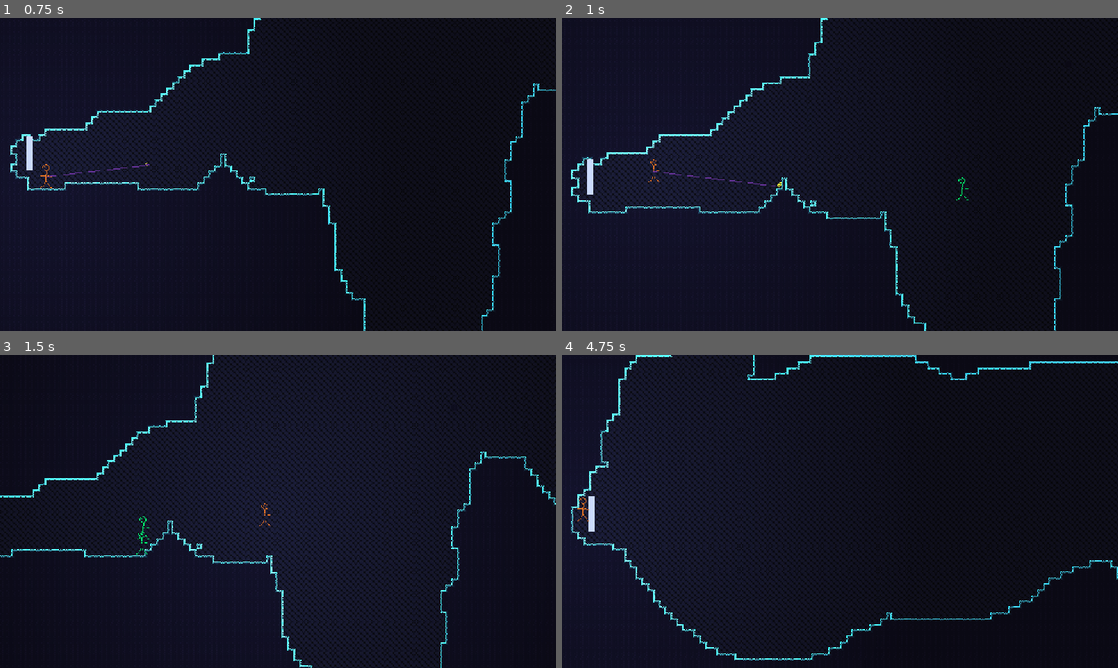
Above: before the commit, frames 1-4 (two rows, left to right).
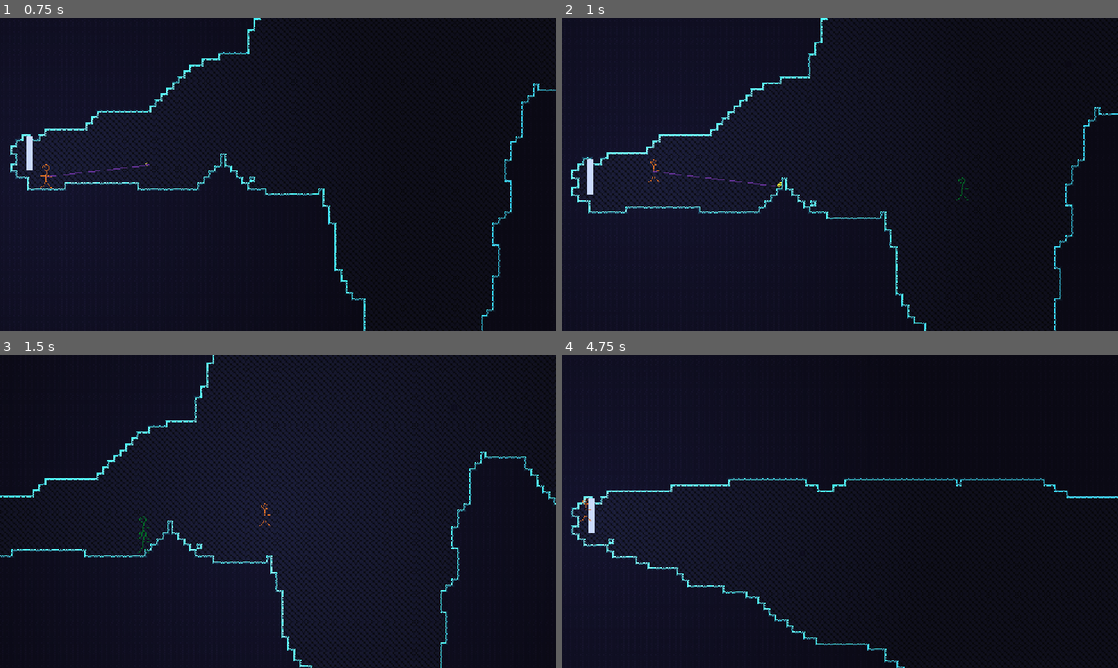
Above: after the commit, the same moments.

Repository: henreedev/exponential-climb
Game: Godot game, scene res://scenes/game.tscn
The game is run twice, just before and just after one commit, with the same random seed, the same clock (stepped at 60 frames per second) and the same inputs. The engine's default icon, where the game draws it, is replaced by a stand-in: a white triangle on a blue panel in a dark square.
Inputs (mouse positions are in pixels of both pictures, inside the frame that each line leads up to):
- Up to frame 1 (0.75 s): move the mouse to (400, 158) at 0.52 s; press the mouse at (400, 158) at 0.53 s; hold D (move_right) from 0.53 s (still down)
- Up to frame 2 (1 s): keep holding D (move_right); tap Space (jump) at 0.77 s; tap Middle mouse button (teleport_enemy) at 0.8 s
- Up to frame 3 (1.5 s): keep holding D (move_right); move the mouse to (166, 527) at 1.27 s; release the mouse at (166, 527) at 1.28 s; tap Middle mouse button (teleport_enemy) at 1.35 s
- Up to frame 4 (4.75 s): tap Space (jump) at 1.52, 3.02, 3.77, 4.52 s; click (728, 527) at 1.55 s; move the mouse to (895, 442) at 2.02 s; release D (move_right) at 2.03 s; press the mouse at (895, 442) at 2.03 s; hold A (move_left) 2.03-2.78 s; tap Middle mouse button (teleport_enemy) at 2.3, 3.6 s; move the mouse to (812, 574) at 2.77 s; release the mouse at (812, 574) at 2.78 s; hold D (move_right) 2.78-4.28 s; right-click (812, 574) at 2.85 s; click (812, 574) at 3.05 s; move the mouse to (1006, 558) at 3.52 s; move the mouse to (673, 464) at 4.27 s; hold A (move_left) from 4.28 s (still down); tap R (test_generate_new_room) at 4.35 s; click (673, 464) at 4.55 s

Frame 1 is identical in both runs. In frame 2, less than 0.1% of the frame differs, in the area x 70-74%, y 50-59%; in frame 3, less than 0.1%; in frame 4, 7.3%, in the area x 1-100%, y 0-100%.

Commit message:
add XP system

Diff:
--- a/autoload/enemy_spawner.gd
+++ b/autoload/enemy_spawner.gd
@@ -99,11 +99,12 @@
 	enemy_base_damage_mult = calculate_enemy_base_damage_mult(enemy_level)
 	enemy_health_mult = calculate_enemy_health_mult(enemy_level)
 	loop_speed_of_next_level = calculate_next_level_loop_speed(enemy_level)
+	loop_speed_of_last_level = calculate_next_level_loop_speed(enemy_level - 1)
 
 func _process_level_ups(delta : float):
 	if Loop.display_enemy_speed >= loop_speed_of_next_level:
 		level_up()
-	if Loop.display_enemy_speed <= loop_speed_of_last_level:
+	if Loop.display_enemy_speed < loop_speed_of_last_level:
 		level_up(-1)
 
 func calculate_next_level_loop_speed(level : int):
--- a/autoload/global.gd
+++ b/autoload/global.gd
@@ -9,12 +9,13 @@
 ## The tween used to stop time during freeze frames.
 var freeze_tween : Tween
 
+var game : Game
 var player : Player
 var enemy : Enemy
 var floor : Floor
 
-var max_perks := 2
-var max_build_size := 2
+var max_perks := 1
+var max_build_size := 1
 var max_builds := 1
 const BUILD_SIZE = 4
 #var enemies : Array[Enemy]
--- a/project.godot
+++ b/project.godot
@@ -110,6 +110,11 @@
 "events": [Object(InputEventMouseButton,"resource_local_to_scene":false,"resource_name":"","device":-1,"window_id":0,"a …(258 unchanged characters)…
 ]
 }
+test_kill_all_enemies={
+"deadzone": 0.2,
+"events": [Object(InputEventMouseButton,"resource_local_to_scene":false,"resource_name":"","device":-1,"window_id":0,"alt_pressed":false,"shift_pressed":true,"ctrl_pressed":false,"meta_pressed":false,"button_mask":4,"position":Vector2(110, 6),"global_position":Vector2(119, 54),"factor":1.0,"button_index":3,"canceled":false,"pressed":true,"double_click":false,"script":null)
+]
+}
 
 [layer_names]
 
--- a/resources/enemy_classes/class_basic_melee.tres
+++ b/resources/enemy_classes/class_basic_melee.tres
@@ -6,11 +6,14 @@
 script = ExtResource("1_or5t2")
 _class = 0
 name = ""
-max_health = 100.0
+max_health = 1
 base_damage = 10
-attack_delay = 0.5
+attack_windup = 0.25
 attack_cooldown = 1.5
+attack_winddown = 0.5
+attack_duration = 0.1
 range = 20.0
+xp = 4
 movement_speed = 100.0
 jump_strength = 450.0
 gravity_mod = 1.0
--- a/scenes/enemy/enemy.tscn
+++ b/scenes/enemy/enemy.tscn
@@ -27,7 +27,7 @@
 debug_color = Color(0, 0.6, 0.7, 0.099)
 
 [node name="Sprite2D" type="Sprite2D" parent="."]
-modulate = Color(0, 3, 3, 1)
+modulate = Color(0, 1, 1, 1)
 texture = ExtResource("1_4a83h")
 
 [node name="Hurtbox" type="Area2D" parent="."]
--- /dev/null
+++ b/scenes/enemy/xp.tscn
@@ -0,0 +1,35 @@
+[gd_scene load_steps=7 format=3 uid="uid://d15ojw4gth7e8"]
+
+[ext_resource type="Script" uid="uid://d4k5usm4fp8xi" path="res://scripts/enemy/xp.gd" id="1_27bni"]
+
+[sub_resource type="Gradient" id="Gradient_xkrv1"]
+offsets = PackedFloat32Array(0.415584, 0.935065, 1)
+colors = PackedColorArray(0, 0.431373, 1, 1, 0, 0.917647, 1, 1, 0, 0.917647, 1, 0)
+
+[sub_resource type="GradientTexture2D" id="GradientTexture2D_27bni"]
+gradient = SubResource("Gradient_xkrv1")
+width = 4
+height = 4
+fill = 1
+fill_from = Vector2(0.504587, 0.481651)
+
+[sub_resource type="Curve" id="Curve_27bni"]
+_data = [Vector2(0, 0), 0.0, 0.0, 0, 0, Vector2(0.646048, 0.135273), 0.721433, 0.721433, 0, 0, Vector2(0.823597, 0.555736), 3.76749, 3.76749, 0, 0, Vector2(0.999323, 1), 0.235496, 0.0, 0, 0]
+point_count = 4
+
+[sub_resource type="Curve" id="Curve_y7sp5"]
+_data = [Vector2(0, 0), 0.0, 0.598524, 0, 0, Vector2(0.69874, 1), 0.0, 0.0, 0, 0, Vector2(0.940435, 0.262205), 0.0, 0.0, 0, 0]
+point_count = 3
+
+[sub_resource type="Curve" id="Curve_3w3dd"]
+_limits = [-1.0, 1.0, 0.0, 1.0]
+_data = [Vector2(0, 1), 0.0, 0.0, 0, 0, Vector2(0.499427, 1), 0.0, 0.0, 0, 0, Vector2(0.947308, 0.608625), -4.97234, -4.97234, 0, 0, Vector2(0.99999, 0), -14.6755, 0.0, 0, 0]
+point_count = 4
+
+[node name="Xp" type="Sprite2D"]
+modulate = Color(0, 2, 1, 1)
+texture = SubResource("GradientTexture2D_27bni")
+script = ExtResource("1_27bni")
+movement_curve = SubResource("Curve_27bni")
+spread_curve = SubResource("Curve_y7sp5")
+destination_curve = SubResource("Curve_3w3dd")
--- /dev/null
+++ b/scenes/game.gd
@@ -0,0 +1,6 @@
+extends Node2D
+
+class_name Game
+
+func _ready() -> void:
+	Global.game = self
--- a/scenes/game.tscn
+++ b/scenes/game.tscn
@@ -1,10 +1,18 @@
-[gd_scene load_steps=4 format=3 uid="uid://bhjs02ycn3upj"]
+[gd_scene load_steps=6 format=3 uid="uid://bhjs02ycn3upj"]
 
+[ext_resource type="Script" uid="uid://bfqlc18iar78e" path="res://scenes/game.gd" id="1_lbhrr"]
 [ext_resource type="PackedScene" uid="uid://b58cc2tu4gcvr" path="res://scenes/player/player.tscn" id="1_uwrxv"]
 [ext_resource type="PackedScene" uid="uid://d4gselxfoms3w" path="res://scenes/environment/floor.tscn" id="2_lnu2h"]
 [ext_resource type="PackedScene" uid="uid://bjpl1f6uhbgpm" path="res://scenes/enemy/enemy.tscn" id="3_lnu2h"]
 
+[sub_resource type="Environment" id="Environment_lbhrr"]
+background_mode = 3
+background_energy_multiplier = 16.0
+glow_intensity = 8.0
+glow_strength = 2.0
+
 [node name="Game" type="Node2D"]
+script = ExtResource("1_lbhrr")
 
 [node name="Player" parent="." instance=ExtResource("1_uwrxv")]
 position = Vector2(0, -16)
@@ -13,3 +21,6 @@
 position = Vector2(0, -48)
 
 [node name="Floor" parent="." instance=ExtResource("2_lnu2h")]
+
+[node name="WorldEnvironment" type="WorldEnvironment" parent="."]
+environment = SubResource("Environment_lbhrr")
--- a/scripts/enemy/enemy.gd
+++ b/scripts/enemy/enemy.gd
@@ -164,6 +164,9 @@
 
 	attack_speed = Stat.new()
 	attack_speed.set_base(1.0)
+
+	level = EnemySpawner.enemy_level
+	xp = enemy_class.xp
 
 	# Init health component and its max_health stat
 	hc = HealthComponent.new()
@@ -407,9 +410,7 @@
 		var target_pos = Pathfinding.do_raycast(mouse_pos, Vector2(mouse_pos.x, mouse_pos.y + 1000))
 		if target_pos != Vector2.INF:
 			find_path(target_pos)
-	# Teleport enemy to mouse position
-	if Input.is_action_just_pressed("teleport_enemy"):
-		global_position = get_global_mouse_position()
+
 
 
 
@@ -510,6 +511,7 @@
 	DamageNumbers.create_damage_number(damage, global_position + Vector2.UP * 16)
 
 func die():
+	XP.spawn_xp(xp, position)
 	queue_free()
 
 func _on_attack_area_area_entered(area: Area2D) -> void:
--- a/scripts/enemy/enemy_class.gd
+++ b/scripts/enemy/enemy_class.gd
@@ -9,7 +9,7 @@
 
 @export_category("Stats")
 ## The max health of this enemy class.
-@export_range(1, 500, 1) var max_health := 30.0
+@export_range(1, 500, 1) var max_health := 1
 ## The base damage of this enemy class.
 @export_range(1, 100, 1) var base_damage := 10
 ## The delay between an attack initiating and the hitbox coming out.
@@ -23,6 +23,8 @@
 @export_range(0.0, 5.0, 0.01) var attack_duration := 0.1
 ## The pixel range within which the enemy will attempt to attack the player.
 @export_range(1.0, 1000.0, 1.0) var range := 20.0
+## The XP dropped by this enemy.
+@export_range(1, 1000, 1) var xp := 1
 
 
 @export_category("Movement")
--- /dev/null
+++ b/scripts/enemy/xp.gd
@@ -0,0 +1,97 @@
+extends Sprite2D
+
+class_name XP
+
+enum Size {SMALL, MEDIUM, LARGE, EXTRA_LARGE}
+const SIZE_TO_AMOUNT : Dictionary[Size, int] = {
+	Size.SMALL : 1,
+	Size.MEDIUM : 5,
+	Size.LARGE : 25,
+	Size.EXTRA_LARGE : 50,
+}
+const AMOUNTS_DESCENDING: Array[int] = [
+	SIZE_TO_AMOUNT[Size.EXTRA_LARGE],
+	SIZE_TO_AMOUNT[Size.LARGE],
+	SIZE_TO_AMOUNT[Size.MEDIUM],
+	SIZE_TO_AMOUNT[Size.SMALL],
+]
+
+const XP_SCENE = preload("res://scenes/enemy/xp.tscn")
+
+## The amount of xp this orb gives to the player on contact.
+var amount : int
+
+## The spawn point of this xp orb.
+var start_pos : Vector2
+## The start pos of this orb after spreading out.
+var final_start_pos : Vector2
+
+
+## Base time the orb takes to reach the player after spawning.
+const DURATION = 1.7
+## The duration for this orb, which will be randomized.
+var duration : float
+var rate : float
+
+## Direction the orb spreads in upon spawning.
+var rand_spread_vector : Vector2
+## The base speed at which orbs spread out upon spawning.
+const SPREAD_SPEED = 40.0
+## The spread speed for this orb, which will be randomized.
+var spread_speed : float
+## The offset from the player's actual position that the orb will fake going
+## towards, in order to curve the path towards the player.
+var destination_offset : Vector2
+## How far along the animation towards the player this orb is. (0.0 -> 1.0)
+var progress := 0.0
+
+
+## The curve that movement between the spawn point and the player follows.
+@export var movement_curve : Curve
+## The curve that the spread of the spawn point follows.
+@export var spread_curve : Curve
+## The curve that spread of the destination point.
+@export var destination_curve : Curve
+
+
+## Given a desired amount of total xp to drop, spawns xp orbs of the largest sizes possible.
+static func spawn_xp(_amount : int, pos : Vector2):
+	while _amount > 0:
+		var new_orb_amount = get_largest_size_amount(_amount)
+		_amount -= new_orb_amount
+		var xp_orb : XP = XP_SCENE.instantiate()
+		xp_orb.start_pos = pos
+		xp_orb.position = pos
+
+		xp_orb.rand_spread_vector = Vector2(randf_range(-1, 1), randf_range(-1, 1))
+		xp_orb.spread_speed = SPREAD_SPEED * randf_range(0.1, 1.0)
+
+		xp_orb.duration = DURATION * randf_range(0.5, 1.0)
+		xp_orb.duration *= (pos.distance_to(Global.player.position) / 1000 + 1)
+		print((pos.distance_to(Global.player.position) / 300 + 1))
+		xp_orb.rate = 1.0 / xp_orb.duration
+		xp_orb.amount = new_orb_amount
+
+		Global.game.add_child(xp_orb)
+
+func _ready():
+	final_start_pos = start_pos + rand_spread_vector * spread_speed * duration
+	destination_offset = rand_spread_vector * spread_speed * duration
+
+func _physics_process(delta: float) -> void:
+	progress += rate * delta
+	var spread_start_pos = lerp(start_pos, final_start_pos, spread_curve.sample_baked(progress))
+	var end_pos = lerp(Global.player.position, Global.player.position + destination_offset, destination_curve.sample_baked(progress))
+	if progress > 1.00 or Global.player.position.distance_squared_to(position) < 4.0:
+		Global.player.receive_xp(amount)
+		queue_free()
+	var last_pos = position
+	position = lerp(spread_start_pos, end_pos, movement_curve.sample_baked(progress))
+	rotation = lerp_angle(rotation, (position - last_pos).angle() + PI / 2, delta * 20.0)
+
+static func get_largest_size_amount(_amount: float):
+	assert (_amount != 0)
+	# Find the largest xp orb size that fits within the _amount budget
+	for amt in AMOUNTS_DESCENDING:
+		if _amount >= amt:
+			return amt
--- a/scripts/player/player.gd
+++ b/scripts/player/player.gd
@@ -54,6 +54,17 @@
 const DEFAULT_MAX_HEALTH := 100
 var hc : HealthComponent
 #endregion Health
+
+#region XP and Levels
+## Used to level up.
+var xp : int
+var xp_to_next_level := 10
+var level := 1
+var level_base_damage_mult := 1.00
+var level_base_damage_mod : Mod
+var level_health_mult := 1.00
+var level_health_mod : Mod
+#endregion XP and Levels
 
 #region Weapon-related stats
 const DEFAULT_BASE_DAMAGE := 10.0
@@ -70,9 +81,6 @@
 var tokens : int
 ## Used to unlock a new build slot.
 var boss_tokens : int
-## Used to level up.
-var xp : int
-var xp_required_to_level : int
 #endregion Currency
 
 
@@ -152,9 +160,18 @@
 		_move_towards_target_offset(delta)
 	else:
 		camera.offset = Vector2.ZERO
-	if Input.is_action_just_pressed("teleport_enemy"):
-		for _i in range(5):
+	if Input.is_action_just_pressed("test_kill_all_enemies"):
+		for enemy : Enemy in get_tree().get_nodes_in_group("enemy"):
+			enemy.die()
+	elif Input.is_action_just_pressed("teleport_enemy"):
+		# Spawn more enemies
+		for _i in range(10):
 			EnemySpawner.spawn_enemy(Enemy.Class.BASIC_MELEE, get_global_mouse_position())
+		# Teleport enemy to mouse position
+		for enemy : Enemy in get_tree().get_nodes_in_group("enemy"):
+			enemy.global_position = get_global_mouse_position()
+	_process_level_ups(delta)
+
 #region Perks
 
 
@@ -256,6 +273,45 @@
 	attack_speed.append_mult_mod(player_class.attack_speed_mod)
 	range.append_mult_mod(player_class.range_mod)
 #endregion Classes
+
+#region XP and Levels
+func receive_xp(amount : int):
+	xp += amount
+
+## Can level down when supplying -1.
+func level_up(direction := 1):
+	level += direction
+	xp -= xp_to_next_level
+	print("Player levelled up to ", level)
+	level_base_damage_mult = calculate_level_base_damage_mult(level)
+	apply_level_base_damage_mult()
+	level_health_mult = calculate_base_health_mult(level)
+	apply_level_health_mult()
+	xp_to_next_level = calculate_xp_to_next_level(level)
+
+
+func _process_level_ups(delta : float):
+	if xp >= xp_to_next_level:
+		level_up()
+
+func calculate_xp_to_next_level(level : int):
+	return pow(1.05, level)
+
+func calculate_base_health_mult(level : int):
+	return pow(1.05, level - 1)
+
+func calculate_level_base_damage_mult(level : int):
+	return pow(1.025, level - 1)
+
+func apply_level_base_damage_mult():
+	base_damage.remove_mod(level_base_damage_mod)
+	level_base_damage_mod = base_damage.append_mult_mod(level_base_damage_mult)
+
+func apply_level_health_mult():
+	hc.max_health.remove_mod(level_health_mod)
+	level_health_mod = hc.max_health.append_mult_mod(level_health_mult)
+
+#endregion XP and Levels
 
 #region Builds
 func add_new_build():
Not shown, added: scenes/game.gd.uid
Not shown, added: scripts/enemy/xp.gd.uid
